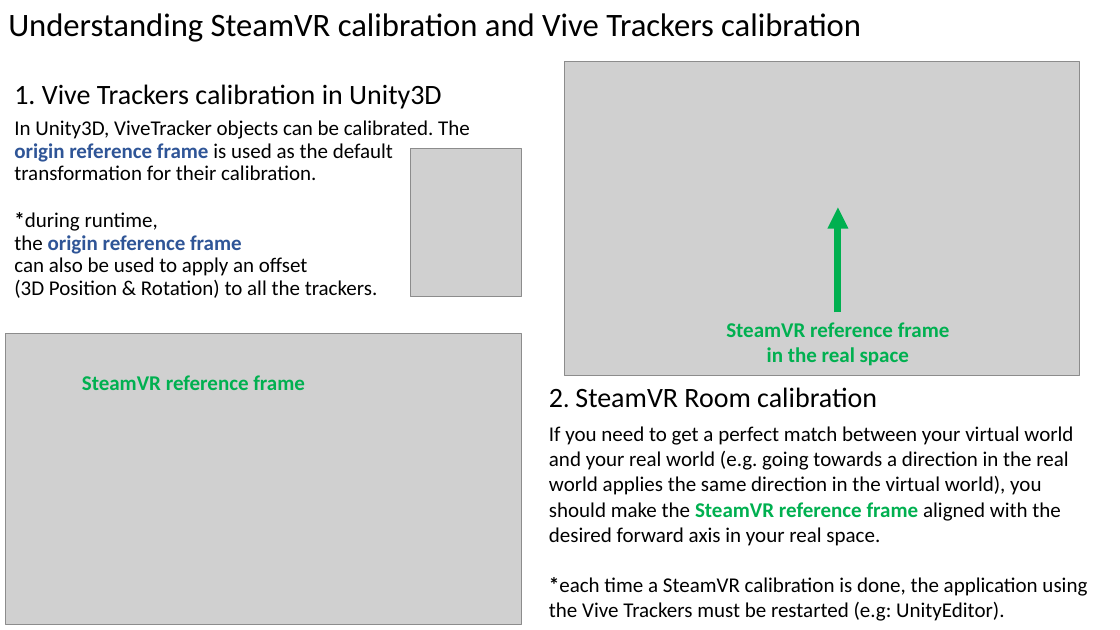
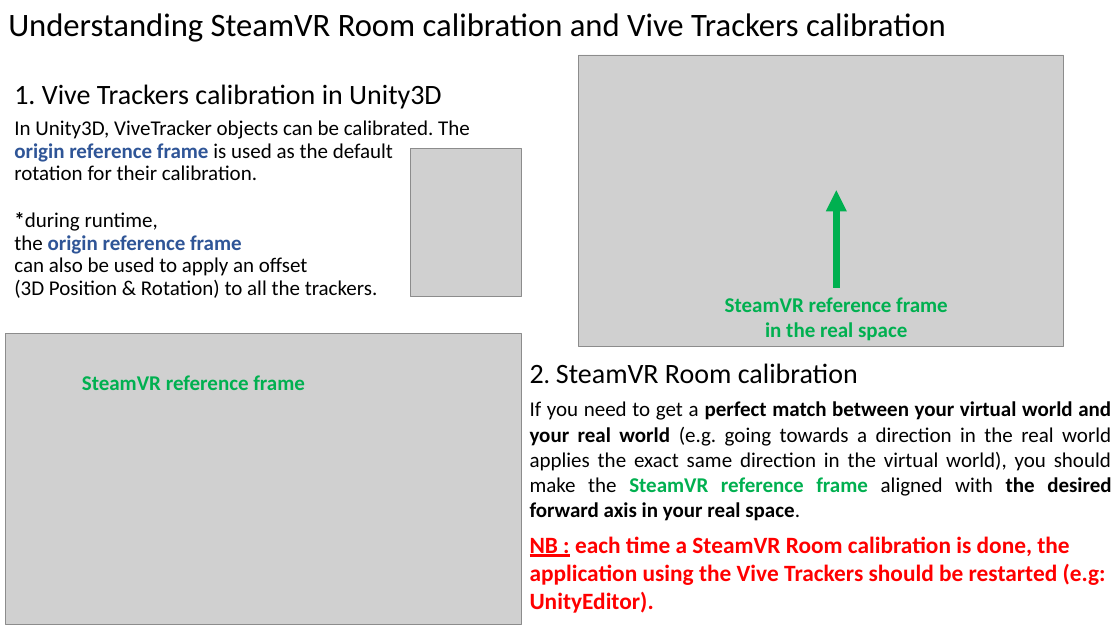
Before and after one commit to ebadier/ViveTrackers, a slide deck: slide 4 of Doc/ViveTrackersDocumentation.pptx (slide 3 before the commit). Drawn at 1120x630 pixels with LibreOffice and Linux fonts; fonts in the diff are those of the drawing; grey boxes stand for pictures. Boxes give left, top, right and bottom in pixels: in the first picture for what was removed or moved away, otherwise in the second. Text is boxed around its words. In the diff, an @@ line names an element or a change of style, - is before the commit and + after.

```diff
--- a/Doc/ViveTrackersDocumentation.pptx
+++ b/Doc/ViveTrackersDocumentation.pptx
@@ text at (8,13,946,42): text changed @@
-Understanding SteamVR calibration and Vive Trackers calibration
+Understanding SteamVR Room calibration and Vive Trackers calibration
@@ picture: place and size @@
-picture at (565,62,1080,376)
+picture at (579,55,1065,346)
@@ subtitle at (14,120,470,180): text changed @@
-In Unity3D, ViveTracker objects can be calibrated. The origin reference frame is used as the default transformation for their calibration.
+In Unity3D, ViveTracker objects can be calibrated. The origin reference frame is used as the default
+rotation for their calibration.
@@ arrow moved from (839, 313) - (839, 208) to (837, 287) - (837, 191) @@
@@ text "SteamVR reference frame in the ...": place and size @@
-text "SteamVR reference frame in the ..." at (726,322,950,366)
+text "SteamVR reference frame in the ..." at (725,297,948,341)
@@ text "2. SteamVR Room calibration": place and size @@
-text "2. SteamVR Room calibration" at (549,387,1087,621)
+text "2. SteamVR Room calibration" at (530,363,1111,521)
@@ text at (530,401,1111,521): text changed @@
-If you need to get a perfect match between your virtual world and your real world (e.g. going towards a direction in the real world applies the same direction in the virtual world), you should make the SteamVR reference frame aligned with the desired forward axis in your real space.
-*each time a SteamVR calibration is done, the application using the Vive Trackers must be restarted (e.g: UnityEditor).
+If you need to get a perfect match between your virtual world and your real world (e.g. going towards a direction in the real world applies the exact same direction in the virtual world), you should make the SteamVR reference frame aligned with the desired forward axis in your real space.
@@ text added at (530,536,1106,613), 20 pt, text #FF0000, bold @@
+NB : each time a SteamVR Room calibration is done, the application using the Vive Trackers should be restarted (e.g: UnityEditor).
```
Also in this commit, not shown: 2 other slides changed, 1 slide added, 9 other files.
